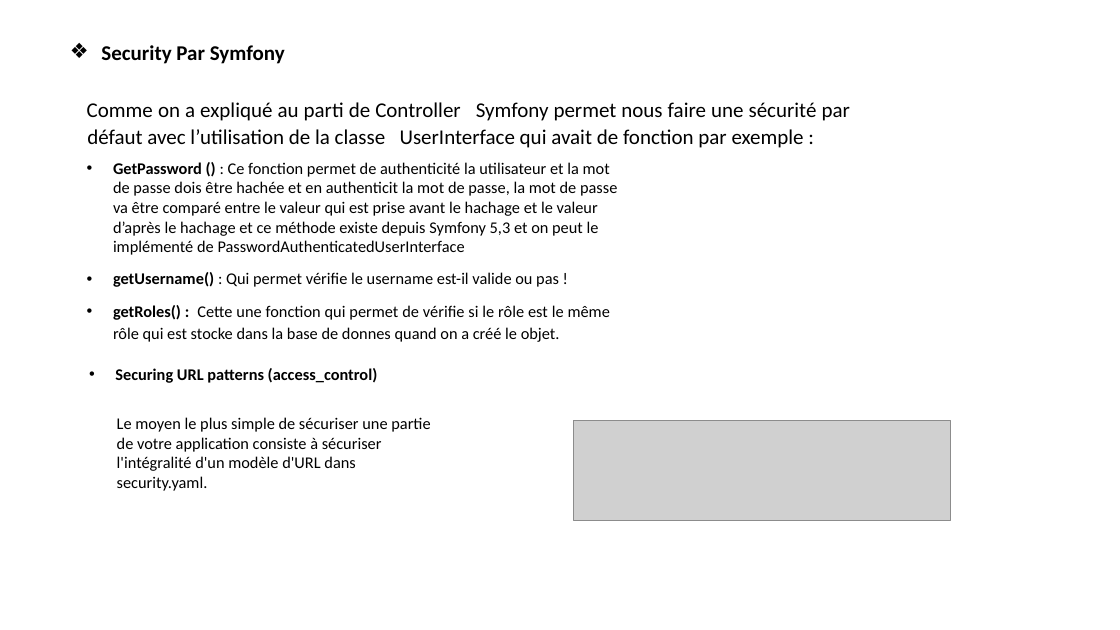
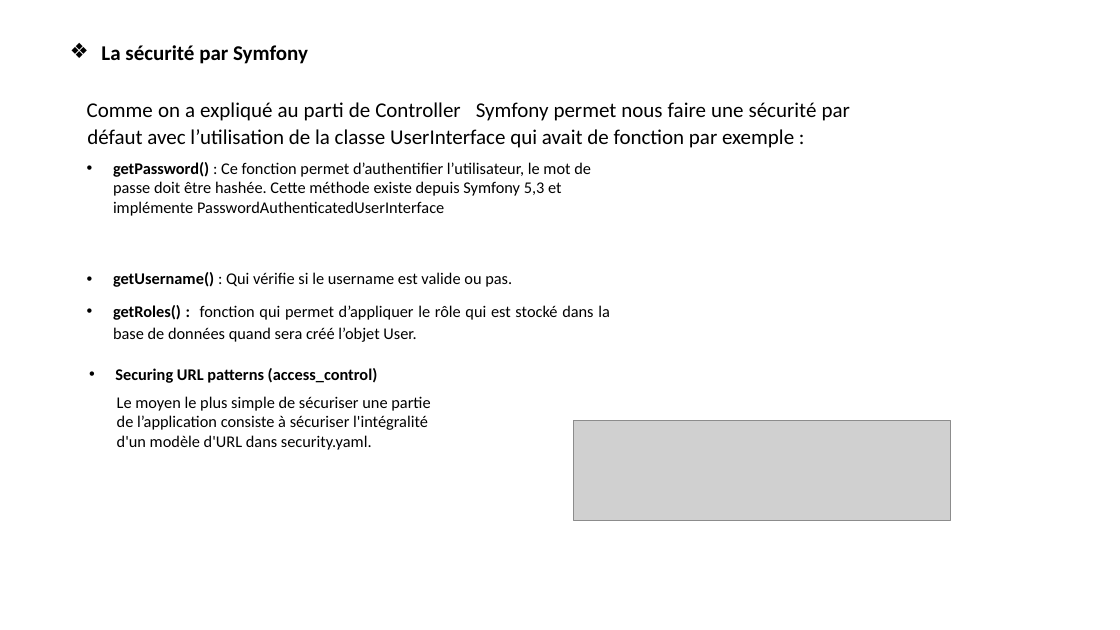
Before and after one commit to Tablieh/my_project_final, a slide deck: slide 19 of Mon PROJET APPLICATION WEB.pptx. Drawn at 1120x630 pixels with LibreOffice and Linux fonts; fonts in the diff are those of the drawing; grey boxes stand for pictures; background and template pictures are left out. Boxes give left, top, right and bottom in pixels: in the first picture for what was removed or moved away, otherwise in the second. Text is boxed around its words. In the diff, an @@ line names an element or a change of style, - is before the commit and + after.

```diff
--- a/Mon PROJET APPLICATION WEB.pptx
+++ b/Mon PROJET APPLICATION WEB.pptx
@@ text at [101,45,308,64]: text changed @@
-❖ Security Par Symfony
+❖ La sécurité par Symfony
@@ text at [113,162,591,216]: text changed @@
-• GetPassword () : Ce fonction permet de authenticité la utilisateur et la mot de passe dois être hachée et en authenticit la mot de passe, la mot de passe va être comparé entre le valeur qui est prise avant le hachage et le valeur d’après le hachage et ce méthode existe depuis Symfony 5,3 et on peut le implémenté de PasswordAuthenticatedUserInterface
+• getPassword() : Ce fonction permet d’authentifier l’utilisateur, le mot de passe doit être hashée. Cette méthode existe depuis Symfony 5,3 et implémente PasswordAuthenticatedUserInterface
@@ text at [113,272,512,287]: text changed @@
-• getUsername() : Qui permet vérifie le username est-il valide ou pas !
+• getUsername() : Qui vérifie si le username est valide ou pas.
@@ text at [113,305,610,342]: text changed @@
-• getRoles() : Cette une fonction qui permet de vérifie si le rôle est le même rôle qui est stocke dans la base de donnes quand on a créé le objet.
+• getRoles() : fonction qui permet d’appliquer le rôle qui est stocké dans la base de données quand sera créé l’objet User.
@@ text at [117,396,430,450]: text changed @@
-Le moyen le plus simple de sécuriser une partie de votre application consiste à sécuriser l'intégralité d'un modèle d'URL dans security.yaml.
+Le moyen le plus simple de sécuriser une partie de l’application consiste à sécuriser l'intégralité d'un modèle d'URL dans security.yaml.
```
Also in this commit, not shown: 16 other slides changed, 2 slides added, 3 slides removed, 20 other files.
